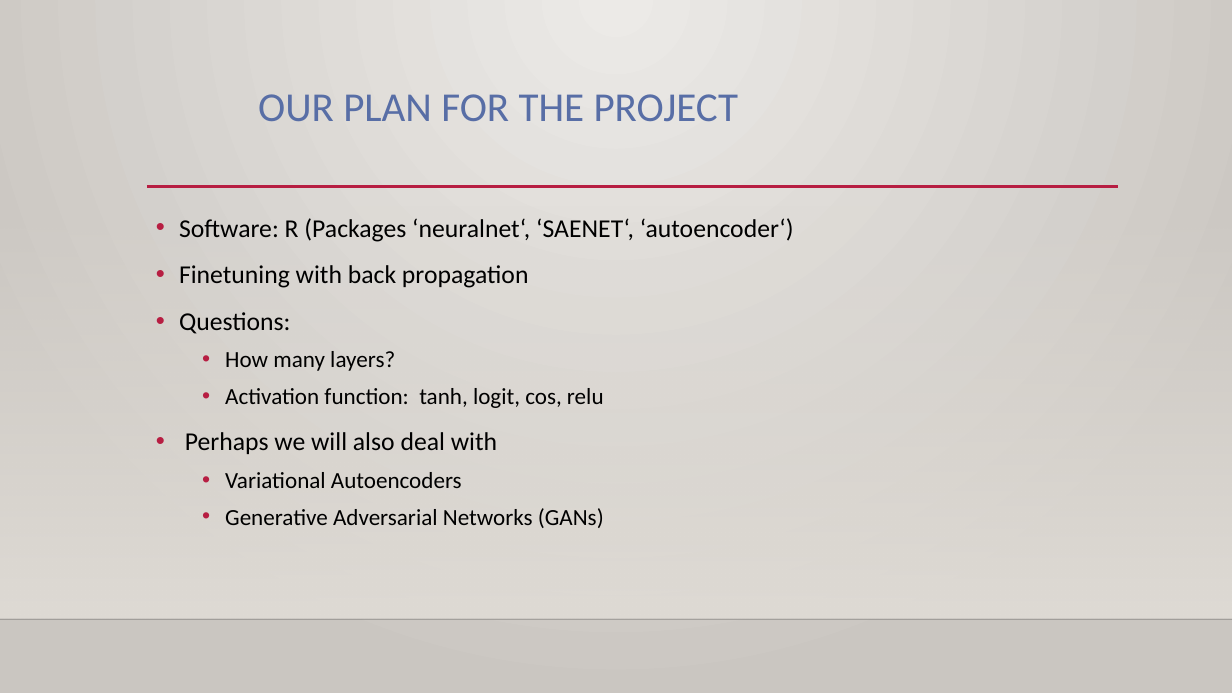
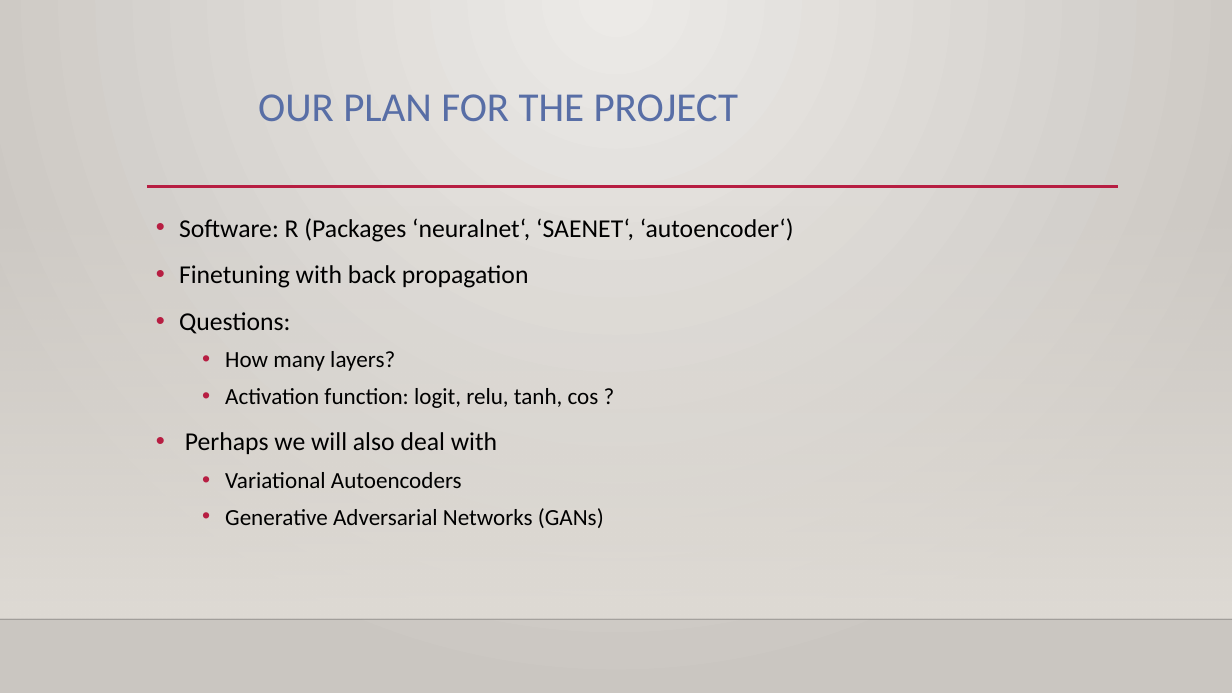
Before and after one commit to philippgrafendorfe/stackedautoencoders, a slide deck: slide 5 of PowerPoint.pptx. Drawn at 1232x693 pixels with LibreOffice and Linux fonts; fonts in the diff are those of the drawing; background and template pictures are left out. Boxes give left, top, right and bottom in pixels: in the first picture for what was removed or moved away, otherwise in the second. Text is boxed around its words. In the diff, an @@ line names an element or a change of style, - is before the commit and + after.

Commit message:
Final Presentation

```diff
--- a/PowerPoint.pptx
+++ b/PowerPoint.pptx
@@ text at (x1=225, y1=388, x2=599, y2=408): text changed @@
-  • Activation function: tanh, logit, cos, relu
+  • Activation function: logit, relu, tanh, cos ?
```
Also in this commit, not shown: 1 other slide changed.
